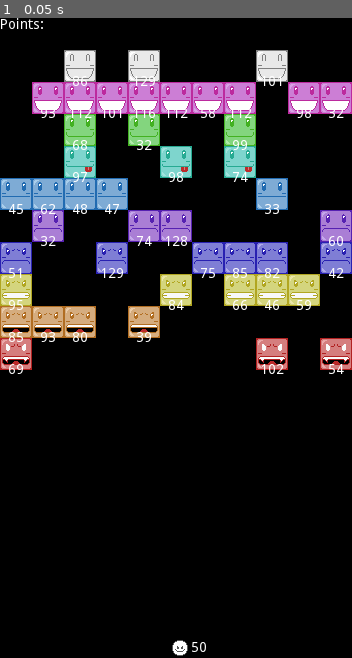
Above: before the commit, frame 1.
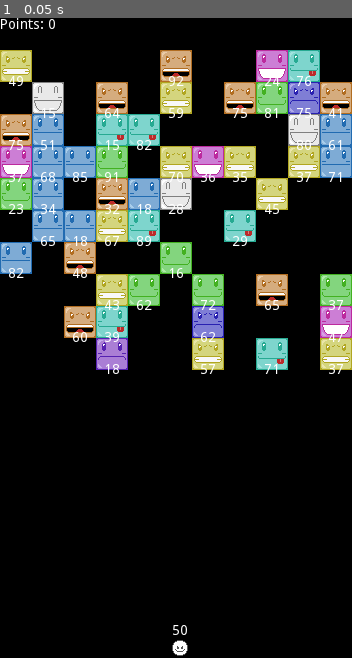
Above: after the commit, the same moment.

Repository: rafaelgdp/cute_brick
Game: Godot game, scene res://scenes/game.tscn
Same seed, same stepped clock (60 frames per second), same inputs: the game is played once before the commit and once after it.
Inputs:
- Up to frame 1 (0.05 s): no input

The runs differ from the first frame. In frame 1, 33% of the frame differs, in the area x 0-100%, y 0-100%.

Commit message:
Fixing connect bricks

Diff:
--- a/scenes/game.tscn
+++ b/scenes/game.tscn
@@ -6,41 +6,56 @@
 [ext_resource path="res://sprites/ball.png" type="Texture" id=4]
 [ext_resource path="res://fonts/PressStart2P-Regular.ttf" type="DynamicFontData" id=5]
 
-[sub_resource type="RectangleShape2D" id=1]
-extents = Vector2( 180, 10 )
-
-[sub_resource type="RectangleShape2D" id=2]
-extents = Vector2( 10, 320 )
-
-[sub_resource type="RectangleShape2D" id=3]
-extents = Vector2( 180, 10 )
-
-[sub_resource type="RectangleShape2D" id=4]
-extents = Vector2( 180, 11 )
-
-[sub_resource type="RectangleShape2D" id=5]
-extents = Vector2( 10, 320 )
-
-[sub_resource type="DynamicFont" id=6]
+[sub_resource type="DynamicFont" id=1]
 size = 20
 font_data = ExtResource( 5 )
 
+[sub_resource type="RectangleShape2D" id=2]
+extents = Vector2( 180, 10 )
+
+[sub_resource type="RectangleShape2D" id=3]
+extents = Vector2( 10, 320 )
+
+[sub_resource type="RectangleShape2D" id=4]
+extents = Vector2( 180, 10 )
+
+[sub_resource type="RectangleShape2D" id=5]
+extents = Vector2( 180, 11 )
+
+[sub_resource type="RectangleShape2D" id=6]
+extents = Vector2( 10, 320 )
+
 [node name="game" type="Node2D"]
 script = ExtResource( 1 )
+
+[node name="game_over_label" type="Label" parent="."]
+visible = false
+margin_left = 132.0
+margin_top = 181.0
+margin_right = 228.0
+margin_bottom = 224.0
+custom_fonts/font = SubResource( 1 )
+text = "GAME OVER"
+align = 1
+valign = 1
+autowrap = true
+__meta__ = {
+"_edit_use_anchors_": false
+}
 
 [node name="top" type="StaticBody2D" parent="."]
 position = Vector2( 180, -10 )
 collision_mask = 8
 
 [node name="collision" type="CollisionShape2D" parent="top"]
-shape = SubResource( 1 )
+shape = SubResource( 2 )
 
 [node name="left" type="StaticBody2D" parent="."]
 position = Vector2( -10, 320 )
 collision_mask = 8
 
 [node name="collision" type="CollisionShape2D" parent="left"]
-shape = SubResource( 2 )
+shape = SubResource( 3 )
 
 [node name="bottom" type="StaticBody2D" parent="."]
 position = Vector2( 180, 650 )
@@ -56,24 +71,24 @@
 script = ExtResource( 3 )
 
 [node name="area_collision" type="CollisionShape2D" parent="bottom/area"]
-shape = SubResource( 4 )
+shape = SubResource( 5 )
 
 [node name="right" type="StaticBody2D" parent="."]
 position = Vector2( 362, 320 )
 collision_mask = 8
 
 [node name="collision" type="CollisionShape2D" parent="right"]
-shape = SubResource( 5 )
+shape = SubResource( 6 )
 
 [node name="shoot_sprite" type="Sprite" parent="."]
 position = Vector2( 180, 630 )
 texture = ExtResource( 4 )
 
 [node name="shoot_label" type="Label" parent="shoot_sprite"]
-margin_left = -1.0
-margin_top = -7.0
-margin_right = 39.0
-margin_bottom = 7.0
+margin_left = -20.0
+margin_top = -24.0
+margin_right = 20.0
+margin_bottom = -10.0
 align = 1
 valign = 1
 __meta__ = {
@@ -95,19 +110,4 @@
 __meta__ = {
 "_edit_use_anchors_": false
 }
-
-[node name="game_over_label" type="Label" parent="."]
-visible = false
-margin_left = 132.0
-margin_top = 181.0
-margin_right = 228.0
-margin_bottom = 224.0
-custom_fonts/font = SubResource( 6 )
-text = "GAME OVER"
-align = 1
-valign = 1
-autowrap = true
-__meta__ = {
-"_edit_use_anchors_": false
-}
 [connection signal="timeout" from="shoot/interval" to="shoot" method="_on_interval_timeout"]
--- a/scripts/block.gd
+++ b/scripts/block.gd
@@ -30,7 +30,9 @@
 	preload("res://sprites/10th_level_block.png")  #9
 	]
 
-	var skin_pos = pos_y_idx.find(int(self.global_position.y))
+#	var skin_pos = pos_y_idx.find(int(self.global_position.y))
+	randomize()
+	var skin_pos = randi()%9
 	$sprite.set_texture(skin[skin_pos])
 	$area.connect("hitted" , self , "on_area_hitted")
 	$area.connect("destroyed" , self , "on_area_destroyed")
@@ -52,7 +54,7 @@
 	$collision.queue_free()
 	$label_node.queue_free()
 	yield($destroyed , "finished")
-	queue_free()
+	self.queue_free()
 
 func _on_area_area_entered(area):
 	if area.has_method("touch_bottom"):
--- a/scripts/game.gd
+++ b/scripts/game.gd
@@ -3,7 +3,6 @@
 onready var pre_brick = preload("res://scenes/block.tscn")
 var stop = false
 var total_pts = 0
-var bricks = null
 
 var brick_x_idx = [
 16,  #0
@@ -34,25 +33,14 @@
 signal stop_shoot(state)
 
 func _ready():
-	var brick_y_size = brick_y_idx.size()
-	var brick_x_size = brick_x_idx.size()
-	for l in range(0,brick_y_size):
-		for i in range(0,brick_x_size):
-			randomize()
-			var add_brick = randi()%2
-			if add_brick == 1:
-				var brick = pre_brick.instance()
-				bricks = brick
-				brick.global_position = Vector2(brick_x_idx[i],brick_y_idx[l])
-				add_child(brick)
-				brick.add_to_group("bricks")
+	add_bricks()
+	$pts_label.text = str("Points: " , total_pts)
 
 	$shoot.connect("empty" , $bottom/area , "on_empty")
 	$bottom/area.connect("recharge" , $shoot , "on_recharge")
 	$bottom/area.connect("game_over" , self , "on_game_over")
 	$bottom/area.connect("brick_down" , self , "on_brick_down")
 	self.connect("stop_shoot" , $shoot , "on_stop_shoot")
-	bricks.connect("pts" , self , "on_pts")
 
 func _draw():
 	draw_rect(Rect2(Vector2(0,0),Vector2(352,640)),Color(0,0,0,1),true)
@@ -62,6 +50,16 @@
 		var br = get_tree().get_nodes_in_group("bricks")
 		for i in range(0 , br.size()):
 			br[i].position.y += 32
+		var brick_x_size = brick_x_idx.size()
+		for i in range(0,brick_x_size):
+			randomize()
+			var add_brick = randi()%4
+			if add_brick == 1 or add_brick == 2:
+				var brick = pre_brick.instance()
+				brick.global_position = Vector2(brick_x_idx[i],48)
+				add_child(brick)
+				brick.add_to_group("bricks")
+				brick.connect("pts" , self , "on_pts")
 
 func on_pts(damage):
 	print(damage)
@@ -77,3 +75,17 @@
 #	print(bricks)
 #	bricks.material.set_shader_param("show" , 0.5)
 	emit_signal("stop_shoot" , false)
+
+func add_bricks():
+	var brick_y_size = brick_y_idx.size()
+	var brick_x_size = brick_x_idx.size()
+	for l in range(0,brick_y_size):
+		for i in range(0,brick_x_size):
+			randomize()
+			var add_brick = randi()%4
+			if add_brick == 1 or add_brick == 2:
+				var brick = pre_brick.instance()
+				brick.global_position = Vector2(brick_x_idx[i],brick_y_idx[l])
+				add_child(brick)
+				brick.add_to_group("bricks")
+				brick.connect("pts" , self , "on_pts")
--- a/scripts/hit_block.gd
+++ b/scripts/hit_block.gd
@@ -4,7 +4,7 @@
 signal hitted(display)
 signal pts(qt)
 
-onready var init_health : float = randi()%100+32
+onready var init_health : float = randi() % 80 + 15
 onready var health : float = init_health
 
 func _ready():
Not shown, changed: export_presets.cfg
Not shown: 1 places in scenes/game.tscn that only renumber resources
